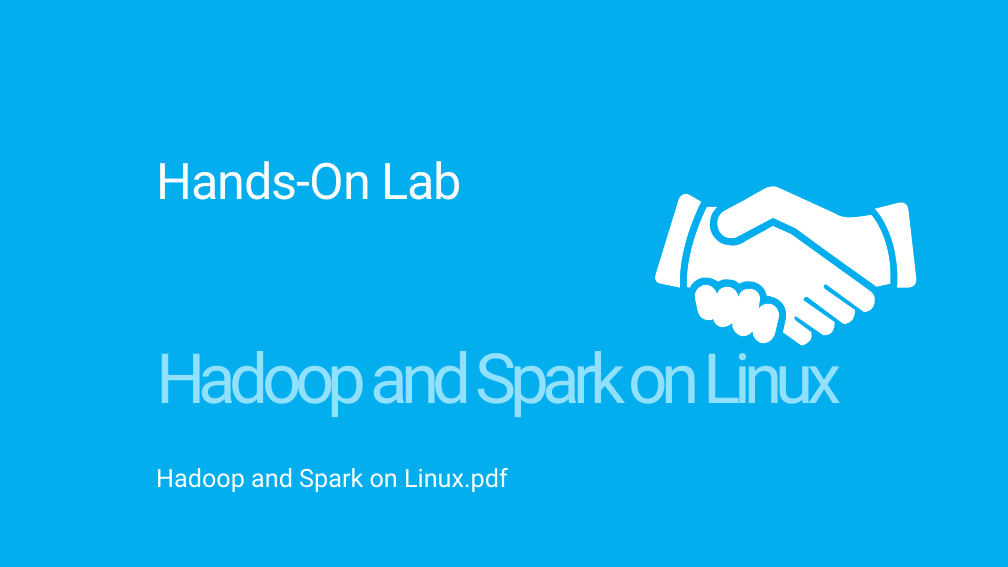
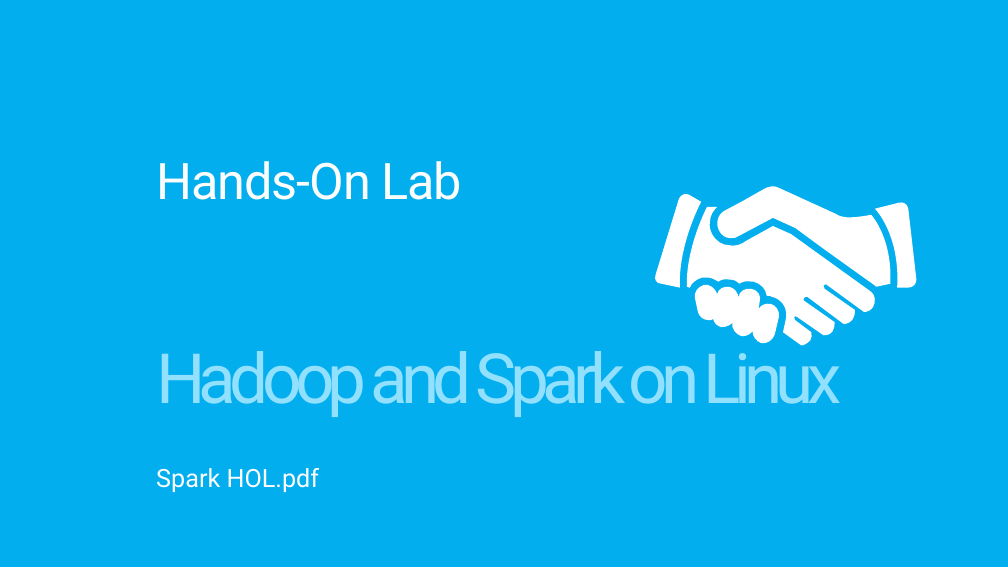
Before and after one commit to MSRConnections/Azure-training-course, a slide deck: slide 9 of Content/BigData/HDInsight and Big Data.pptx. Drawn at 1008x567 pixels with LibreOffice and Linux fonts; fonts in the diff are those of the drawing. Boxes give left, top, right and bottom in pixels: in the first picture for what was removed or moved away, otherwise in the second. Text is boxed around its words. In the diff, an @@ line names an element or a change of style, - is before the commit and + after.

Commit message:
Fixed lab name

```diff
--- a/Content/BigData/HDInsight and Big Data.pptx
+++ b/Content/BigData/HDInsight and Big Data.pptx
@@ subtitle at [156,468,320,492]: text changed @@
-Hadoop and Spark on Linux.pdf
+Spark HOL.pdf
```
